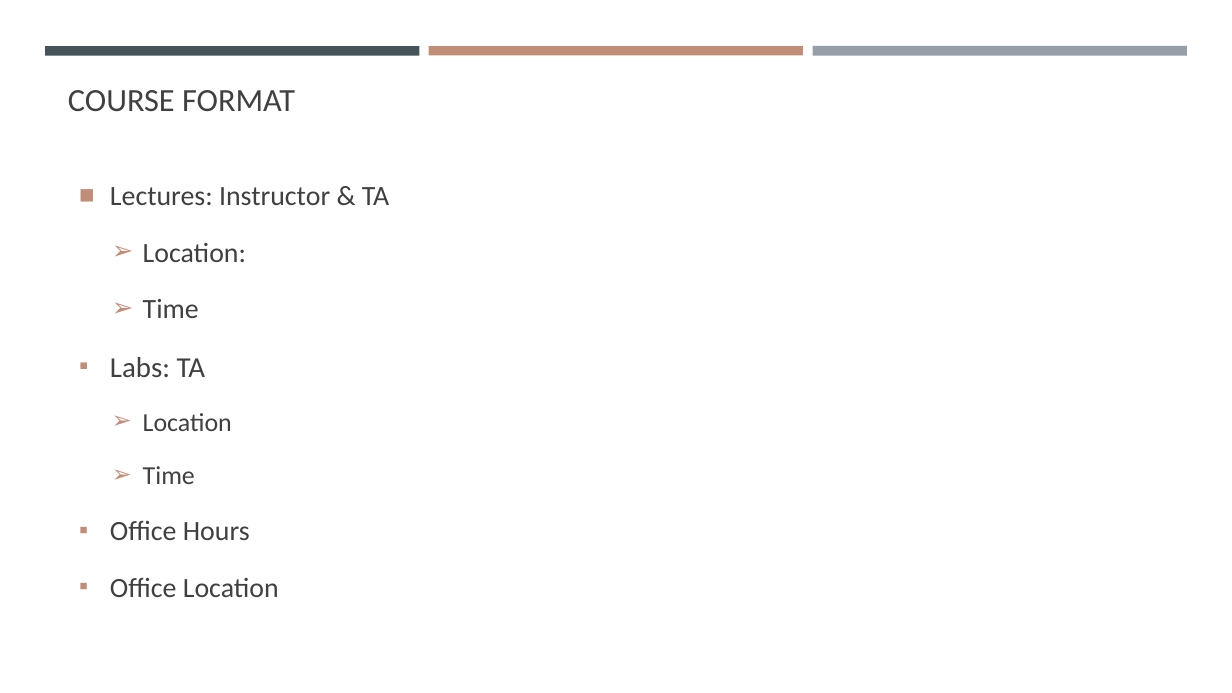
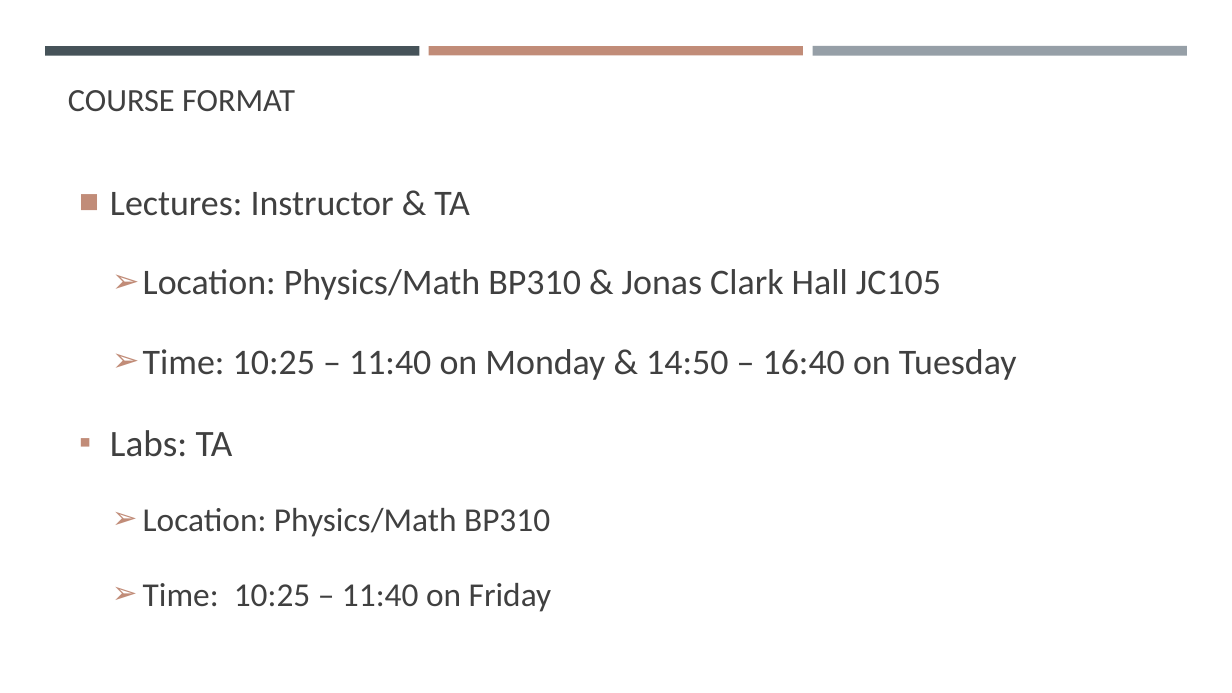
Before and after one commit to gisynw/ssj-376, a slide deck: slide 6 of docs/Lectures/Week01/Week01_Intro_Course.pptx. Drawn at 1232x693 pixels with LibreOffice and Linux fonts; fonts in the diff are those of the drawing. Boxes give left, top, right and bottom in pixels: in the first picture for what was removed or moved away, otherwise in the second. Text is boxed around its words. In the diff, an @@ line names an element or a change of style, - is before the commit and + after.

```diff
--- a/docs/Lectures/Week01/Week01_Intro_Course.pptx
+++ b/docs/Lectures/Week01/Week01_Intro_Course.pptx
@@ text at (x1=110, y1=192, x2=469, y2=457): size 21.7 to 28 pt in "Lectures: Instructor & TA"; size 22.5 to 29 pt in "Labs: TA"; line spacing 1.3 to 1.5; more space between paragraphs @@
@@ text at (x1=143, y1=269, x2=1017, y2=380): text changed; size 21.7 to 28 pt @@
-  ➢ Location:
-  ➢ Time
+  ➢ Location: Physics/Math BP310 & Jonas Clark Hall JC105
+  ➢ Time: 10:25 – 11:40 on Monday & 14:50 – 16:40 on Tuesday
@@ text at (x1=143, y1=508, x2=552, y2=612): text changed; size 21.7 to 26 pt @@
-  ➢ Location
-  ➢ Time
-▪ Office Hours
-▪ Office Location
+  ➢ Location: Physics/Math BP310
+  ➢ Time: 10:25 – 11:40 on Friday
```
Also in this commit, not shown: 8 other slides changed, 7 slides added, 7 slides removed, 5 other files.
